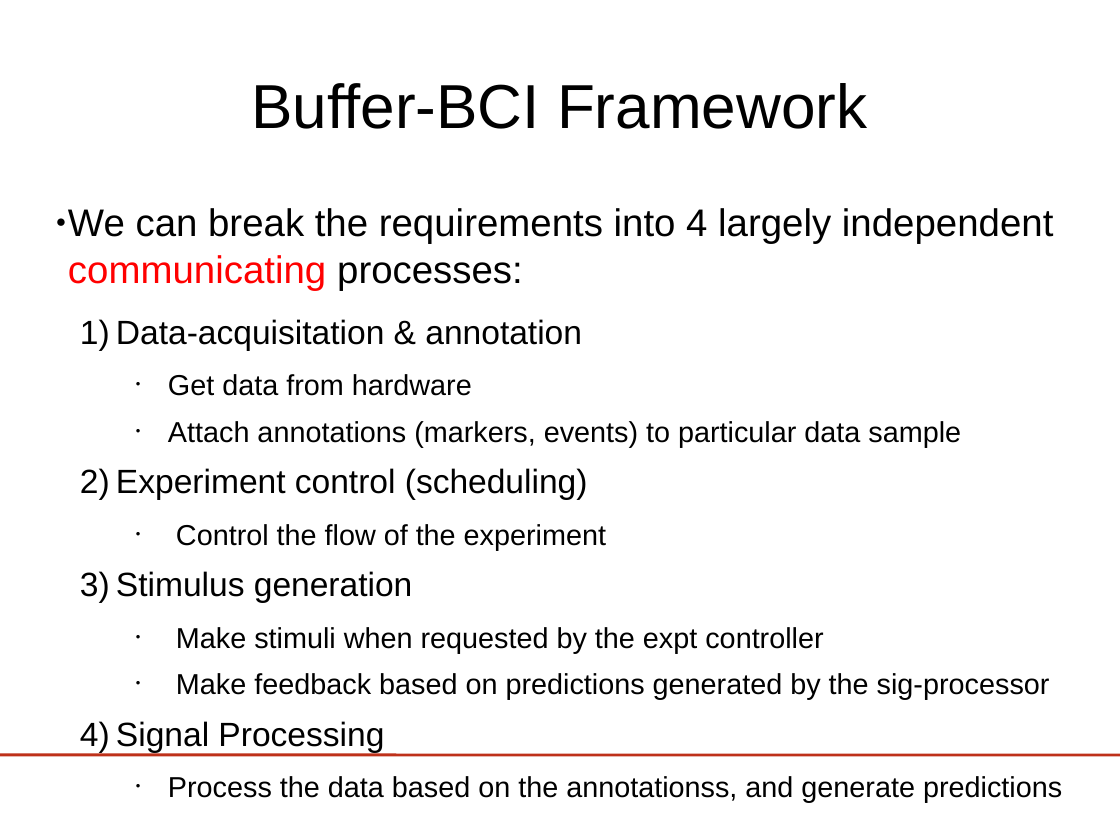
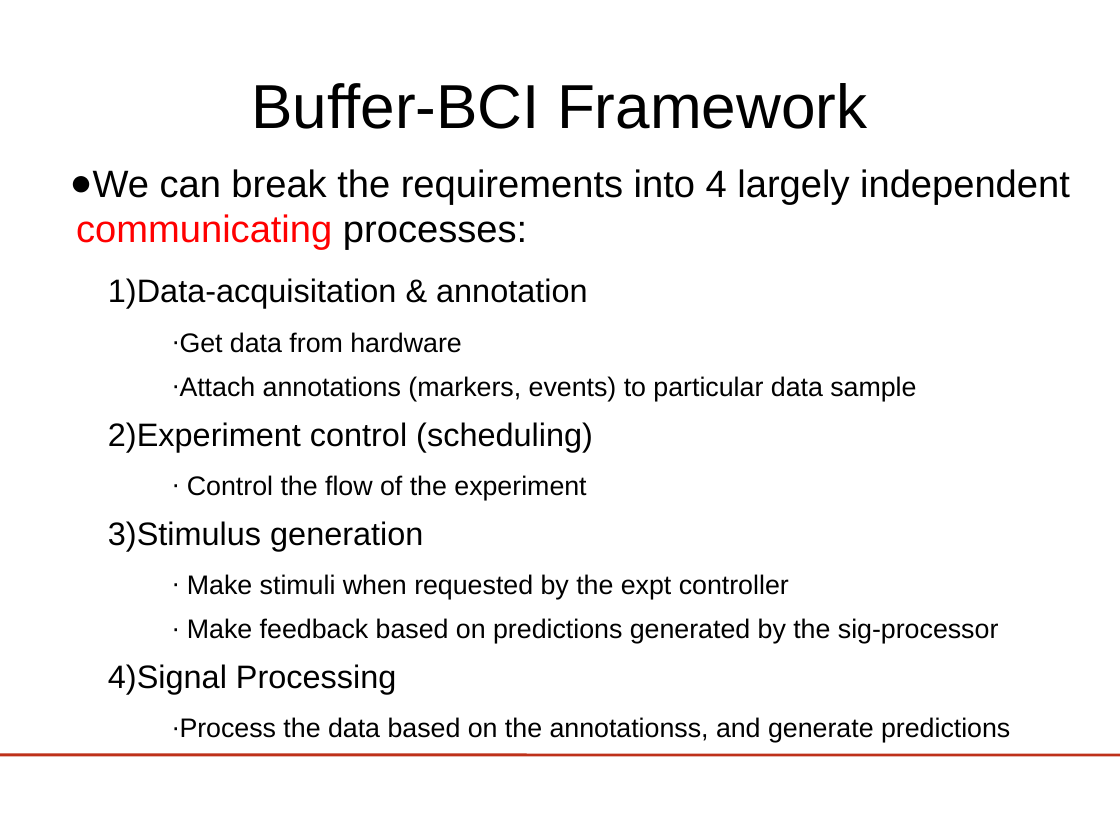
Before and after one commit to jadref/buffer_bci, a slide deck: slide 13 of tutorial/lect3-helloworld/HelloWorld_ERPViewer.odp. Drawn at 1120x840 pixels with LibreOffice and Linux fonts; fonts in the diff are those of the drawing; background and template pictures are left out. Boxes give left, top, right and bottom in pixels: in the first picture for what was removed or moved away, otherwise in the second. Text is boxed around its words. In the diff, an @@ line names an element or a change of style, - is before the commit and + after.

```diff
--- a/tutorial/lect3-helloworld/HelloWorld_ERPViewer.odp
+++ b/tutorial/lect3-helloworld/HelloWorld_ERPViewer.odp
@@ text "We can break the requirements ...": place and size @@
-text "We can break the requirements ..." at (68,208,1062,803)
+text "We can break the requirements ..." at (70,169,1070,742)
@@ text "We can break the requirements ..." at (70,169,1070,742): size 27.2 to 27 pt in "We can break the requirements into 4 ..."; size 23.8 to 23 pt in "Data-acquisitation & annotation", "Experiment control (scheduling)", "Stimulus generation", "Signal Processing"; size 20.4 to 19 pt in "Get data from hardware", "Attach annotations (markers, events) to particular data ...", "Control the flow of the experiment", "Make stimuli when requested by the expt ..." and 2 more places; indent changed; less space between paragraphs; more space between paragraphs; bullet • to ∙ @@
```
Also in this commit, not shown: 40 other slides changed, 4 slides added, 6 other files.
